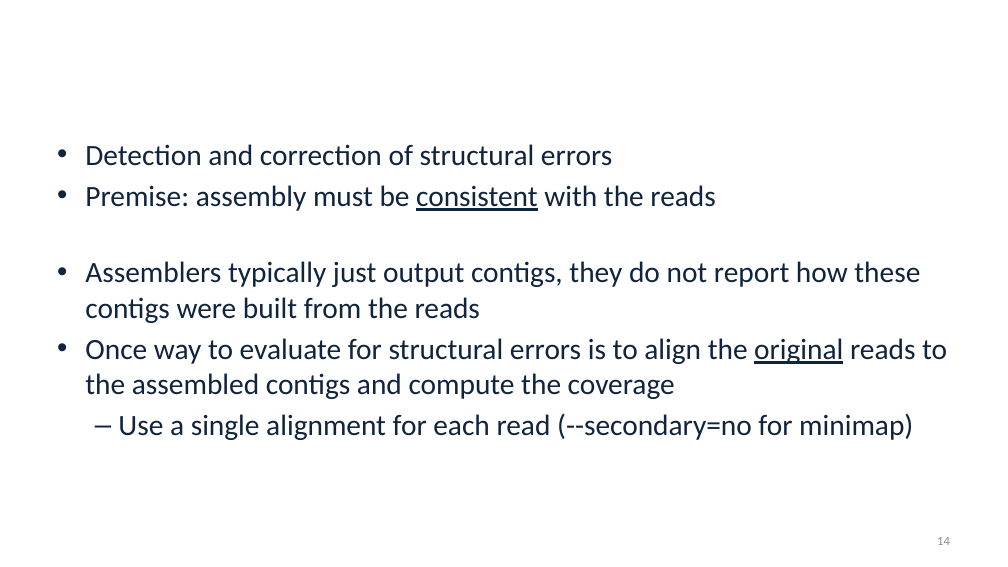
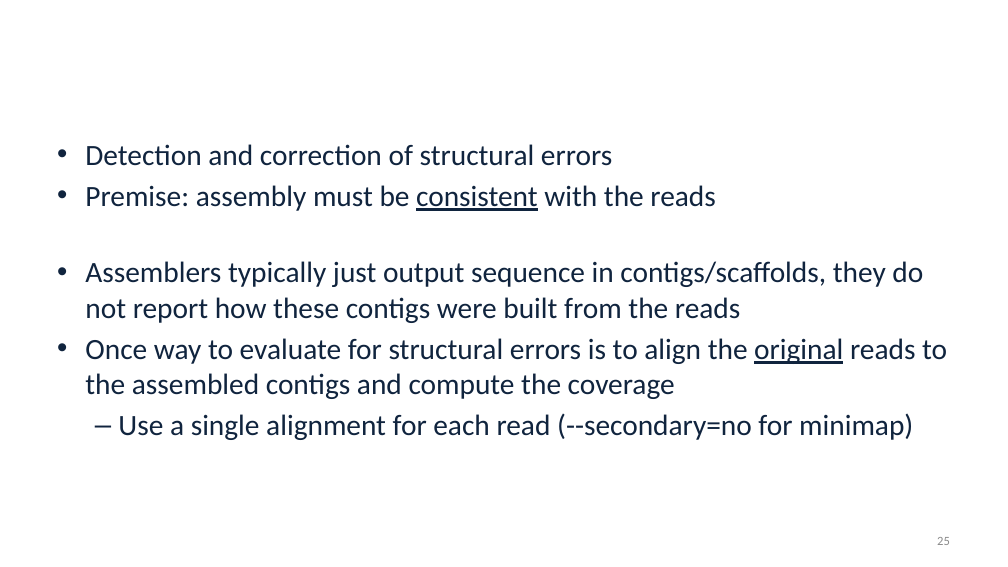
Before and after one commit to alekseyzimin/BME-Algorithms-for-Analysis-of-Genomic-Data, a slide deck: slide 25 of Fall 2026/Week 6 -- Scaffolding K-mer counts.pptx (slide 14 before the commit). Drawn at 1008x567 pixels with LibreOffice and Linux fonts; fonts in the diff are those of the drawing; background and template pictures are left out. Boxes give left, top, right and bottom in pixels: in the first picture for what was removed or moved away, otherwise in the second. Text is boxed around its words. In the diff, an @@ line names an element or a change of style, - is before the commit and + after.

```diff
--- a/Fall 2026/Week 6 -- Scaffolding K-mer counts.pptx
+++ b/Fall 2026/Week 6 -- Scaffolding K-mer counts.pptx
@@ text at box(85, 261, 923, 323): text changed @@
-• Assemblers typically just output contigs, they do not report how these contigs were built from the reads
+• Assemblers typically just output sequence in contigs/scaffolds, they do not report how these contigs were built from the reads
@@ page number at box(937, 537, 950, 545): text changed @@
-14
+25
```
Also in this commit, not shown: 11 other slides changed, 11 slides added.
